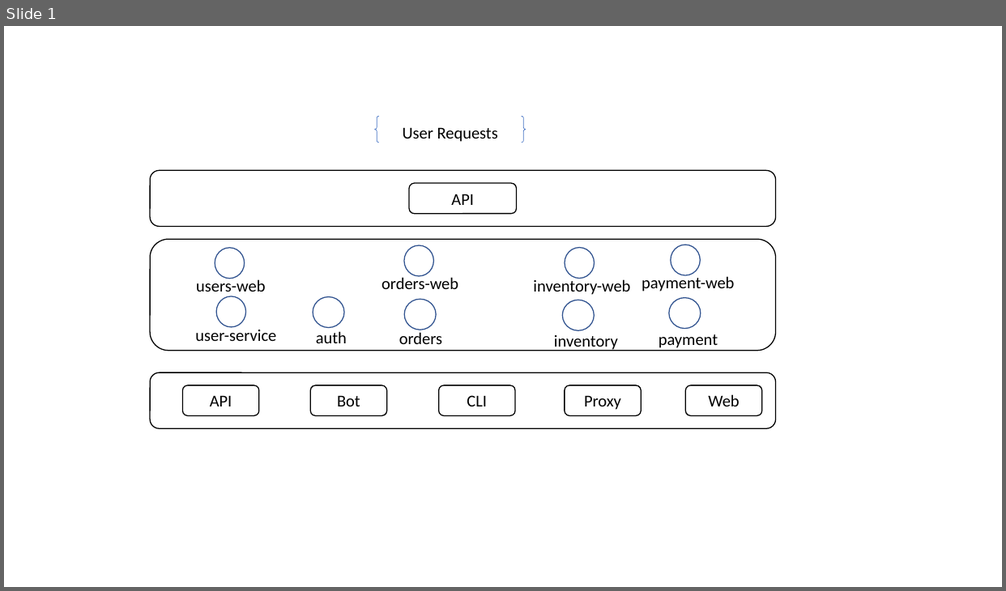
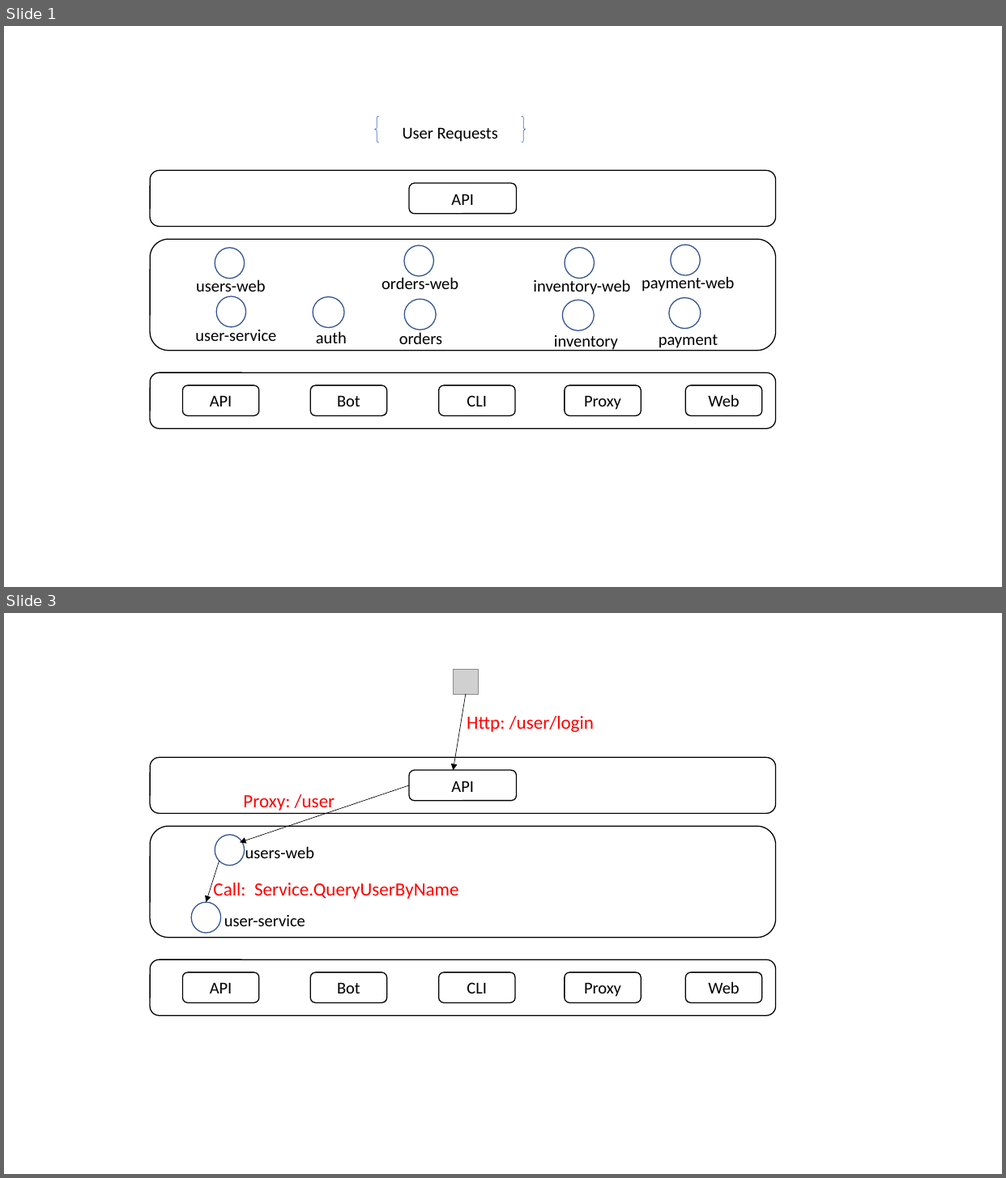
Before and after one commit to printfcoder/stack-rpc-tutorials, a slide deck: microservice-in-micro/docs/design.pptx. Shown one above the other, each under a label of ours: slide 1 before the commit, slides 1 and 3 after it; the slides between them are not shown. The pictures are 1006x591 and 1006x1178 pixels, drawn with LibreOffice and Linux fonts; fonts in the diff are those of the drawing; grey boxes stand for pictures. Boxes give left, top, right and bottom in pixels: in the first picture for what was removed or moved away, otherwise in the second. Text is boxed around its words. In the diff, an @@ line names an element or a change of style, - is before the commit and + after.

Commit message:
user-web part1完成

```diff
--- a/microservice-in-micro/docs/design.pptx
+++ b/microservice-in-micro/docs/design.pptx
@@ slide 3 added at <box>4,613,1002,1174</box>, background #FFFFFF @@
@@ picture added at <box>454,669,478,694</box> @@
@@ arrow added from (466, 694) to (454, 770), #000000 0.5 pt @@
@@ text added at <box>467,716,594,732</box>, 18 pt, text #FF0000 @@
+Http: /user/login
@@ rounded rectangle added at <box>150,757,776,814</box>, fill #FFFFFF, outline #000000 1 pt @@
@@ rounded rectangle added at <box>409,770,516,801</box>, fill #FFFFFF, outline #000000 1 pt, 16 pt, text #000000 @@
+API
@@ arrow added from (409, 786) to (240, 843), #000000 0.5 pt @@
@@ text added at <box>243,794,335,813</box>, 18 pt, text #FF0000 @@
+Proxy: /user
@@ rounded rectangle added at <box>150,826,776,938</box>, fill #FFFFFF, outline #000000 1 pt @@
@@ ellipse added at <box>215,835,245,865</box>, fill #FFFFFF, outline #325491 1 pt @@
@@ text added at <box>245,846,314,858</box>, 16 pt, text #000000 @@
+users-web
@@ arrow added from (219, 861) to (206, 903), #000000 0.5 pt @@
@@ ellipse added at <box>191,903,220,934</box>, fill #FFFFFF, outline #325491 1 pt @@
@@ text added at <box>213,880,459,899</box>, 18 pt, text #FF0000 @@
+Call: Service.QueryUserByName
@@ text added at <box>224,915,305,926</box>, 16 pt, text #000000 @@
+user-service
@@ rounded rectangle added at <box>150,960,776,1016</box>, fill #FFFFFF, outline #000000 1 pt @@
@@ rounded rectangle added at <box>183,973,259,1003</box>, fill #FFFFFF, outline #000000 1 pt, 16 pt, text #000000 @@
+API
@@ rounded rectangle added at <box>310,973,386,1003</box>, fill #FFFFFF, outline #000000 1 pt, 16 pt, text #000000 @@
+Bot
@@ rounded rectangle added at <box>439,973,515,1003</box>, fill #FFFFFF, outline #000000 1 pt, 16 pt, text #000000 @@
+CLI
@@ rounded rectangle added at <box>565,973,641,1003</box>, fill #FFFFFF, outline #000000 1 pt, 16 pt, text #000000 @@
+Proxy
@@ rounded rectangle added at <box>686,973,762,1003</box>, fill #FFFFFF, outline #000000 1 pt, 16 pt, text #000000 @@
+Web
```
Also in this commit, not shown: 1 other slide added, 1 slide removed, 16 other files.
